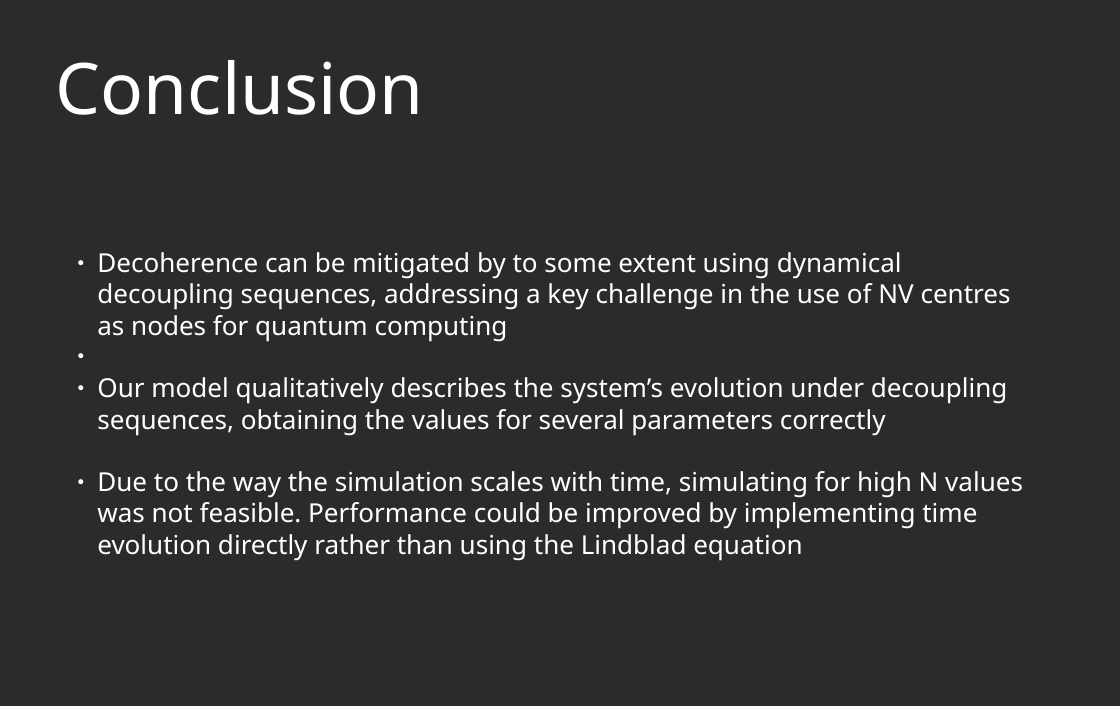
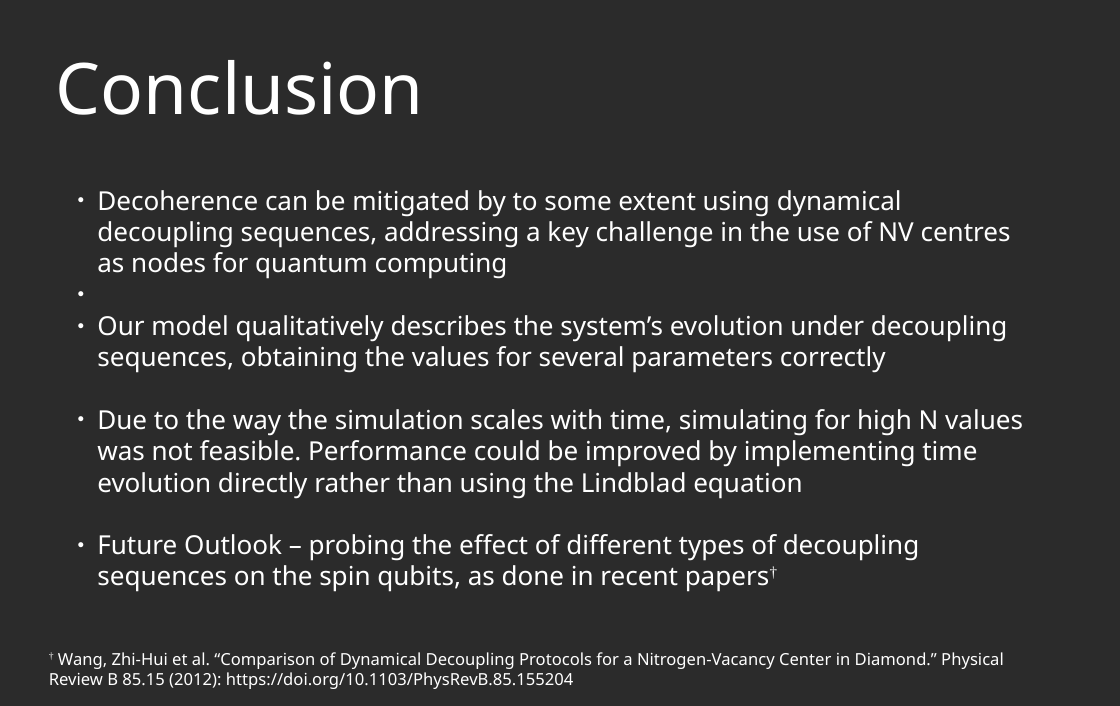
Before and after one commit to AGaliciaMartinez/Final-Project-Computational-Physics, a slide deck: slide 13 of presentation/NV_Carbons_presentation.odp (slide 14 before the commit). Drawn at 1120x706 pixels with LibreOffice and Linux fonts; fonts in the diff are those of the drawing; background and template pictures are left out; a plain dark background stands for a picture behind light text. Boxes give left, top, right and bottom in pixels: in the first picture for what was removed or moved away, otherwise in the second. Text is boxed around its words. In the diff, an @@ line names an element or a change of style, - is before the commit and + after.

```diff
--- a/presentation/NV_Carbons_presentation.odp
+++ b/presentation/NV_Carbons_presentation.odp
@@ text "Decoherence can be mitigated by ...": place and size @@
-text "Decoherence can be mitigated by ..." at (97, 252, 1023, 561)
+text "Decoherence can be mitigated by ..." at (97, 190, 1023, 592)
@@ text at (97, 534, 920, 592): paragraph added @@
+● Future Outlook – probing the effect of different types of decoupling sequences on the spin qubits, as done in recent papers†
@@ text added at (49, 652, 1004, 689), 14 pt, text #FFFFFF @@
+† Wang, Zhi-Hui et al. “Comparison of Dynamical Decoupling Protocols for a Nitrogen-Vacancy Center in Diamond.” Physical Review B 85.15 (2012): https://doi.org/10.1103/PhysRevB.85.155204
```
Also in this commit, not shown: 6 other slides changed, 2 slides added, 2 slides removed, 2 other files.
